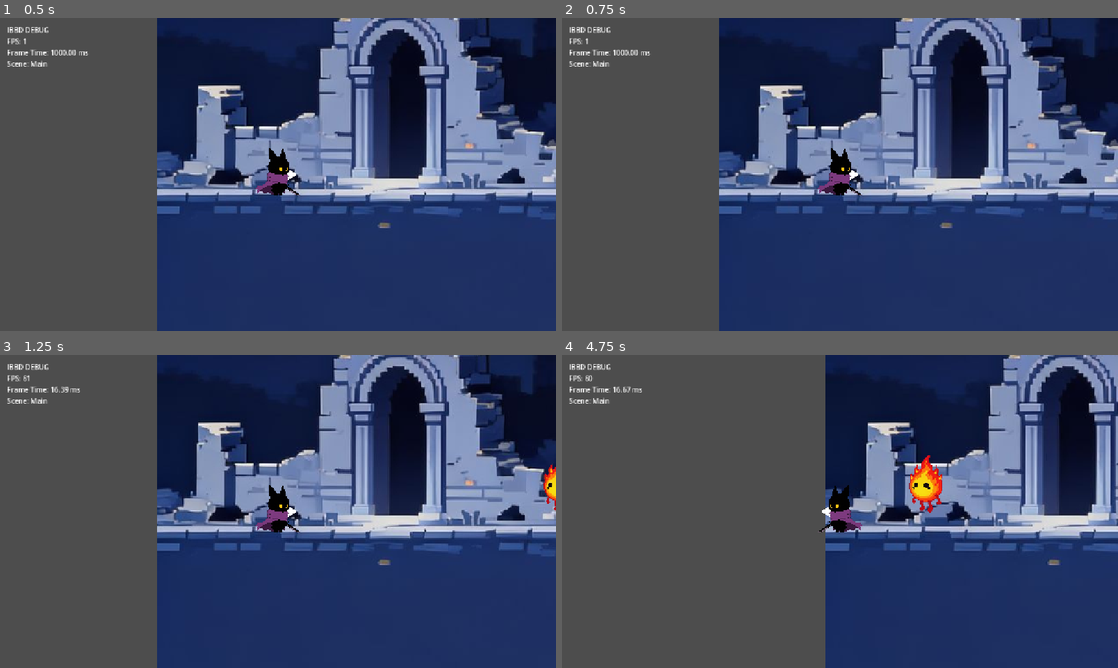
Above: before the commit, frames 1-4 (two rows, left to right).
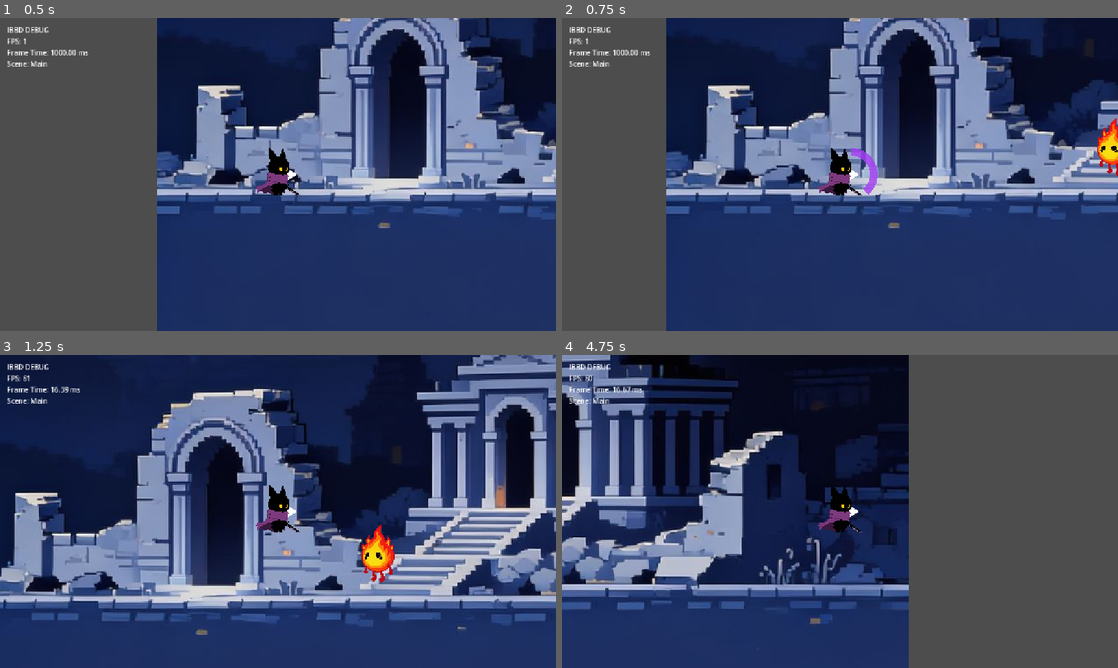
Above: after the commit, the same moments.

Repository: yunjeonghwan01-max/LongRunProject-Voider
Game: Godot game, scene res://app/main.tscn
Two runs of this game, one before a commit and one after it. Both use one fixed random seed, a clock stepped at 60 frames per second and the inputs below.
Inputs (mouse positions are in pixels of both pictures, inside the frame that each line leads up to):
- Up to frame 1 (0.5 s): no input
- Up to frame 2 (0.75 s): tap Enter at 0.5 s; move the mouse to (962, 158) at 0.52 s; hold D (player_move_right, bound only after the commit) from 0.53 s (still down); click (962, 158) at 0.6 s
- Up to frame 3 (1.25 s): keep holding D (player_move_right, bound only after the commit); tap Space (player_jump, bound only after the commit) at 0.77 s
- Up to frame 4 (4.75 s): move the mouse to (728, 527) at 1.27 s; release D (player_move_right, bound only after the commit) at 1.28 s; hold Left (player_move_left, bound only before the commit) 1.28-2.03 s; tap X (player_attack, bound only before the commit) at 1.35 s; click (728, 527) at 1.42 s; tap Space (player_jump, bound only after the commit) at 1.52, 3.02, 3.77, 4.52 s; move the mouse to (895, 442) at 2.02 s; hold D (player_move_right, bound only after the commit) 2.03-3.53 s; right-click (895, 442) at 2.1 s; click (895, 442) at 2.17 s; move the mouse to (812, 574) at 2.77 s; tap A (player_counter, bound only before the commit) at 2.85 s; click (812, 574) at 2.92 s; move the mouse to (1006, 558) at 3.52 s; hold Left (player_move_left, bound only before the commit) from 3.53 s (still down); tap Shift (player_dash, bound only after the commit) at 3.6 s; click (1006, 558) at 3.67 s; move the mouse to (673, 464) at 4.27 s; tap C (player_dash, bound only before the commit) at 4.35 s; click (673, 464) at 4.42 s

Frame 1 is identical in both runs. In frame 2, 39% of the frame differs, in the area x 18-100%, y 0-100%; in frame 3, 73%; in frame 4, 93%, in the area x 0-100%, y 0-100%.

Commit message:
chore: 입력 바인딩을 WASD/마우스 기반으로 재매핑
이동(WASD), 점프(스페이스), 공격/카운터(마우스 좌/우클릭), 대시(Shift),
스킬1(E) 키 매핑 변경.

Diff:
--- a/project.godot
+++ b/project.godot
@@ -57,22 +57,22 @@
 }
 player_move_up={
 "deadzone": 0.2,
-"events": [Object(InputEventKey,"resource_local_to_scene":fa …(140 unchanged characters)… d":false,"keycode":0,"physical_keycode":4194320,"key_label":0,"unicode":0,"location":0,"echo":false,"script":null)
+"events": [Object(InputEventKey,"resource_local_to_scene":fa …(140 unchanged characters)… d":false,"keycode":0,"physical_keycode":87,"key_label":0,"unicode":119,"location":0,"echo":false,"script":null)
 ]
 }
 player_move_down={
 "deadzone": 0.2,
-"events": [Object(InputEventKey,"resource_local_to_scene":fa …(140 unchanged characters)… d":false,"keycode":0,"physical_keycode":4194322,"key_label":0,"unicode":0,"location":0,"echo":false,"script":null)
+"events": [Object(InputEventKey,"resource_local_to_scene":fa …(140 unchanged characters)… d":false,"keycode":0,"physical_keycode":83,"key_label":0,"unicode":115,"location":0,"echo":false,"script":null)
 ]
 }
 player_move_right={
 "deadzone": 0.2,
-"events": [Object(InputEventKey,"resource_local_to_scene":fa …(140 unchanged characters)… d":false,"keycode":0,"physical_keycode":4194321,"key_label":0,"unicode":0,"location":0,"echo":false,"script":null)
+"events": [Object(InputEventKey,"resource_local_to_scene":fa …(140 unchanged characters)… d":false,"keycode":0,"physical_keycode":68,"key_label":0,"unicode":100,"location":0,"echo":false,"script":null)
 ]
 }
 player_move_left={
 "deadzone": 0.2,
-"events": [Object(InputEventKey,"resource_local_to_scene":fa …(140 unchanged characters)… d":false,"keycode":0,"physical_keycode":4194319,"key_label":0,"unicode":0,"location":0,"echo":false,"script":null)
+"events": [Object(InputEventKey,"resource_local_to_scene":fa …(140 unchanged characters)… d":false,"keycode":0,"physical_keycode":65,"key_label":0,"unicode":97,"location":0,"echo":false,"script":null)
 ]
 }
 player_interaction={
@@ -82,27 +82,27 @@
 }
 player_jump={
 "deadzone": 0.2,
-"events": [Object(InputEventKey,"resource_local_to_scene":fa …(140 unchanged characters)… d":false,"keycode":0,"physical_keycode":90,"key_label":0,"unicode":12619,"location":0,"echo":false,"script":null)
+"events": [Object(InputEventKey,"resource_local_to_scene":fa …(140 unchanged characters)… d":false,"keycode":0,"physical_keycode":32,"key_label":0,"unicode":32,"location":0,"echo":false,"script":null)
 ]
 }
 player_counter={
 "deadzone": 0.2,
-"events": [Object(InputEventKey,"resource_local_to_scene":false,"resource_name":"","device":-1,"window_id":0,"alt_pressed":false,"shift_pressed":false,"ctrl_pressed":false,"meta_pressed":false,"pressed":false,"keycode":0,"physical_keycode":65,"key_label":0,"unicode":0,"location":0,"echo":false,"script":null)
+"events": [Object(InputEventMouseButton,"resource_local_to_scene":false,"resource_name":"","device":-1,"window_id":0,"alt_pressed":false,"shift_pressed":false,"ctrl_pressed":false,"meta_pressed":false,"button_mask":2,"position":Vector2(532, 18),"global_position":Vector2(541, 66),"factor":1.0,"button_index":2,"canceled":false,"pressed":true,"double_click":false,"script":null)
 ]
 }
 player_attack={
 "deadzone": 0.2,
-"events": [Object(InputEventKey,"resource_local_to_scene":false,"resource_name":"","device":-1,"window_id":0,"alt_pressed":false,"shift_pressed":false,"ctrl_pressed":false,"meta_pressed":false,"pressed":false,"keycode":0,"physical_keycode":88,"key_label":0,"unicode":0,"location":0,"echo":false,"script":null)
+"events": [Object(InputEventMouseButton,"resource_local_to_scene":false,"resource_name":"","device":-1,"window_id":0,"alt_pressed":false,"shift_pressed":false,"ctrl_pressed":false,"meta_pressed":false,"button_mask":1,"position":Vector2(278, 20),"global_position":Vector2(287, 68),"factor":1.0,"button_index":1,"canceled":false,"pressed":true,"double_click":false,"script":null)
 ]
 }
 player_dash={
 "deadzone": 0.2,
-"events": [Object(InputEventKey,"resource_local_to_scene":fa …(140 unchanged characters)… d":false,"keycode":0,"physical_keycode":67,"key_label":0,"unicode":0,"location":0,"echo":false,"script":null)
+"events": [Object(InputEventKey,"resource_local_to_scene":fa …(140 unchanged characters)… d":false,"keycode":0,"physical_keycode":4194325,"key_label":0,"unicode":0,"location":0,"echo":false,"script":null)
 ]
 }
 player_skill1={
 "deadzone": 0.2,
-"events": [Object(InputEventKey,"resource_local_to_scene":fa …(140 unchanged characters)… d":false,"keycode":0,"physical_keycode":86,"key_label":0,"unicode":0,"location":0,"echo":false,"script":null)
+"events": [Object(InputEventKey,"resource_local_to_scene":fa …(140 unchanged characters)… d":false,"keycode":0,"physical_keycode":69,"key_label":0,"unicode":101,"location":0,"echo":false,"script":null)
 ]
 }
 
